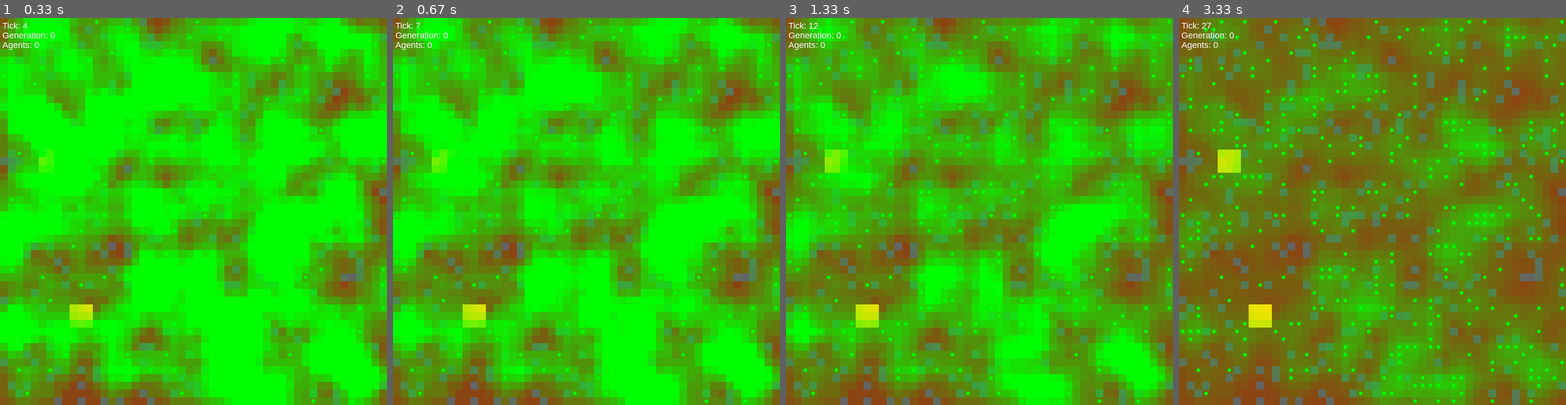
Above: before the commit, frames 1-4 (left to right).
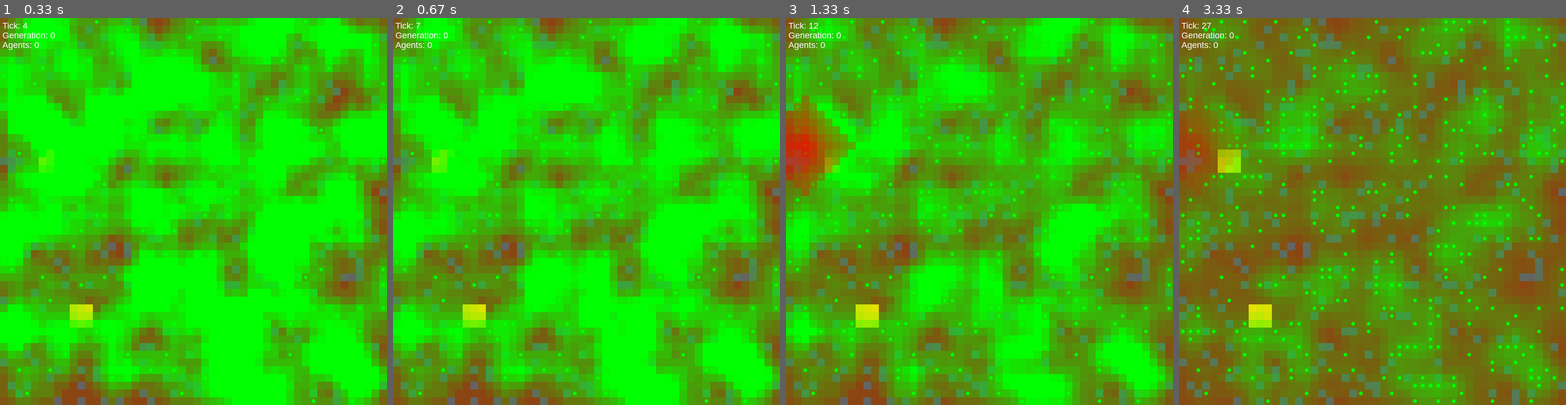
Above: after the commit, the same moments.

Repository: GNNBiT/AinALife
Game: pygame game, started from main.py
The game is run twice, just before and just after one commit, with the same random seed, the same clock (stepped at 60 frames per second) and the same inputs.
Inputs:
- Up to frame 1 (0.33 s): no input
- Up to frame 2 (0.67 s): tap S at 0.33 s
- Up to frame 3 (1.33 s): tap Space at 0.67, 1.13 s
- Up to frame 4 (3.33 s): tap Space at 1.63, 1.97, 2.47, 2.77, 3.03 s

Frame 1 is identical in both runs. In frame 2, 2.8% of the frame differs, in the area x 56-94%, y 4-58%; in frame 3, 9.5%; in frame 4, 20%, in the area x 0-100%, y 0-100%.

Commit message:
ефакторинг системы запахов: переход на ScentPacket, поддержка colony_id и затухания

Diff:
--- a/world/core/generator.py
+++ b/world/core/generator.py
@@ -40,7 +40,15 @@
         if tile and tile.type == TILE_TYPES["GROUND"] and tile.object is None:
             berry = Berry()
             tile.set_object(berry)
-            world_map.scent_map.emit(x, y, scent_type="food", intensity=5, radius=6)
+            world_map.scent_map.emit(
+                x, y,
+                scent_type="food",
+                colony_id=-1,  # от мира
+                intensity=5,
+                radius=6,
+                lifespan=berry.decay,
+                direction=None
+            )
 
 def place_nests(world_map, colony_count):
     nests = []
--- a/world/core/scent_map.py
+++ b/world/core/scent_map.py
@@ -1,12 +1,20 @@
 # world/core/scent_map.py
+
+class ScentPacket:
+    def __init__(self, scent_type: str, colony_id: int, intensity: float = 1.0, lifespan: int = 10, direction=None):
+        self.type = scent_type        # "food", "danger", "trail", "corpse", "fake" и т.д.
+        self.colony_id = colony_id    # Кто оставил запах (внутреннее поле)
+        self.intensity = intensity    # Сила запаха
+        self.lifespan = lifespan      # Остаточное время жизни
+        self.direction = direction    # Вектор направления (опционально)
 
 class ScentMap:
     def __init__(self, width, height):
         self.width = width
         self.height = height
-        self.scent = {}  # {(x, y): {"food": float, "corpse": float}}
+        self.scent = {}  # {(x, y): [ScentPacket, ScentPacket, ...]}
 
-    def emit(self, x, y, scent_type: str, intensity=5, radius=6):
+    def emit(self, x, y, scent_type: str, colony_id: int, intensity=5, radius=6, lifespan=10, direction=None):
         for dx in range(-radius, radius + 1):
             for dy in range(-radius, radius + 1):
                 dist = abs(dx) + abs(dy)
@@ -18,23 +26,35 @@
                 level = max(intensity - dist, 0)
                 if level <= 0:
                     continue
-                scent_cell = self.scent.setdefault((tx, ty), {})
-                scent_cell[scent_type] = scent_cell.get(scent_type, 0) + level
+
+                scent_packet = ScentPacket(
+                    scent_type=scent_type,
+                    colony_id=colony_id,
+                    intensity=level,
+                    lifespan=lifespan,
+                    direction=(-dx, -dy) if direction is None else direction
+                )
+
+                self.scent.setdefault((tx, ty), []).append(scent_packet)
 
     def decay(self, decay_rate=0.95, threshold=0.01):
         to_delete = []
-        for pos, scent in self.scent.items():
-            for k in list(scent):
-                scent[k] *= decay_rate
-                if scent[k] < threshold:
-                    del scent[k]
-            if not scent:
+        for pos, packet_list in self.scent.items():
+            new_packets = []
+            for packet in packet_list:
+                packet.intensity *= decay_rate
+                packet.lifespan -= 1
+                if packet.intensity >= threshold and packet.lifespan > 0:
+                    new_packets.append(packet)
+            if new_packets:
+                self.scent[pos] = new_packets
+            else:
                 to_delete.append(pos)
         for p in to_delete:
             del self.scent[p]
 
-    def get(self, x, y):
-        return self.scent.get((x, y), {})
+    def get(self, x, y) -> list:
+        return self.scent.get((x, y), [])
 
     def in_bounds(self, x, y):
         return 0 <= x < self.width and 0 <= y < self.height
--- a/world/render/pygame_render.py
+++ b/world/render/pygame_render.py
@@ -52,26 +52,35 @@
 def draw_scent_overlay(screen, world_map):
     if not DEBUG_SHOW_SCENT:
         return
+
     for y in range(world_map.height):
         for x in range(world_map.width):
-            scent = world_map.get_scent(x, y)
-            if not scent:
+            scents = world_map.get_scent(x, y)
+            if not scents:
                 continue
+
+            # Суммируем по типам
+            scent_types = {
+                "food": 0.0,
+                "corpse": 0.0
+            }
+
+            for scent in scents:
+                if scent.type in scent_types:
+                    scent_types[scent.type] += scent.intensity
 
             rect = pygame.Rect(x * TILE_SIZE, y * TILE_SIZE, TILE_SIZE, TILE_SIZE)
 
             # Еда — зелёный
-            food_intensity = scent.get("food", 0)
-            if food_intensity > 0:
-                alpha = min(255, int(food_intensity * 25))
+            if scent_types["food"] > 0:
+                alpha = min(255, int(scent_types["food"] * 25))
                 overlay = pygame.Surface((TILE_SIZE, TILE_SIZE), pygame.SRCALPHA)
                 overlay.fill((0, 255, 0, alpha))
                 screen.blit(overlay, rect.topleft)
 
             # Падаль — красный
-            corpse_intensity = scent.get("corpse", 0)
-            if corpse_intensity > 0:
-                alpha = min(255, int(corpse_intensity * 25))
+            if scent_types["corpse"] > 0:
+                alpha = min(255, int(scent_types["corpse"] * 25))
                 overlay = pygame.Surface((TILE_SIZE, TILE_SIZE), pygame.SRCALPHA)
                 overlay.fill((255, 0, 0, alpha))
                 screen.blit(overlay, rect.topleft)
--- a/world/world_manager.py
+++ b/world/world_manager.py
@@ -7,7 +7,7 @@
 from world.core.generator import generate_map
 from world.core.conditions import WorldConditions
 
-from world.entities.object import Food
+from world.entities.object import Food, Berry, Corpse
 from world.entities.colony import Colony  # Добавь импорт наверху
 
 from world.systems.death import check_death
@@ -66,7 +66,7 @@
             "conditions": self.conditions,
         }
 
-    def _spawn_berry(self, chance=0.4):
+    def _spawn_berry(self, chance=0.9):
         if random.random() > chance:
             return
 
@@ -74,10 +74,17 @@
             x, y = random.randint(0, self.world_map.width - 1), random.randint(0, self.world_map.height - 1)
             tile = self.world_map.get_tile(x, y)
             if tile.type == TILE_TYPES["GROUND"] and tile.object is None:
-                from world.entities.object import Berry
                 berry = Berry()
                 tile.set_object(berry)
-                self.world_map.scent_map.emit(x, y, scent_type="food", intensity=5)
+
+                self.world_map.scent_map.emit(
+                    x, y,
+                    scent_type="food",
+                    colony_id=-1,  # нейтральный мир
+                    intensity=5,
+                    radius=6,
+                    lifespan=berry.decay
+                )
                 break
 
     def _spawn_random_corpse(self, chance=0.005):
@@ -88,10 +95,16 @@
             x, y = random.randint(0, self.world_map.width - 1), random.randint(0, self.world_map.height - 1)
             tile = self.world_map.get_tile(x, y)
             if tile.type == TILE_TYPES["GROUND"] and tile.object is None:
-                from world.entities.object import Corpse
                 corpse = Corpse(size=1.0)
                 tile.set_object(corpse)
-                self.world_map.scent_map.emit(x, y, scent_type="corpse", intensity=10)
+                self.world_map.scent_map.emit(
+                    x, y,
+                    scent_type="corpse",
+                    colony_id=-1,  # нейтральный мир
+                    intensity=10,
+                    radius=6,
+                    lifespan=corpse.decay
+                )
                 break
 
     def _decay_objects(self):
